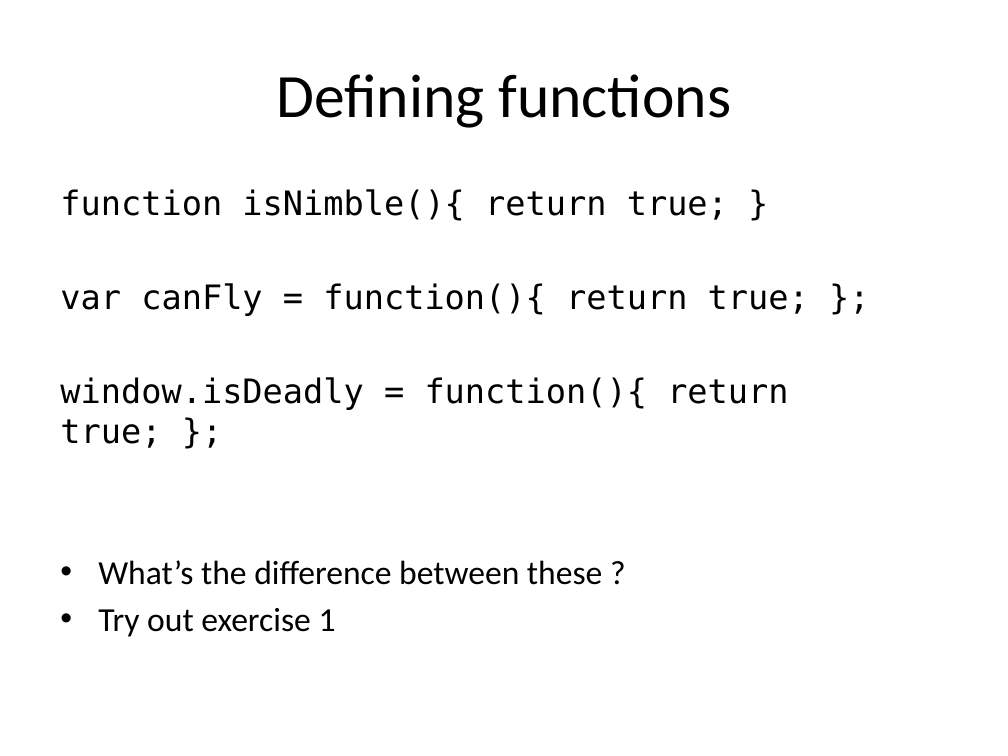
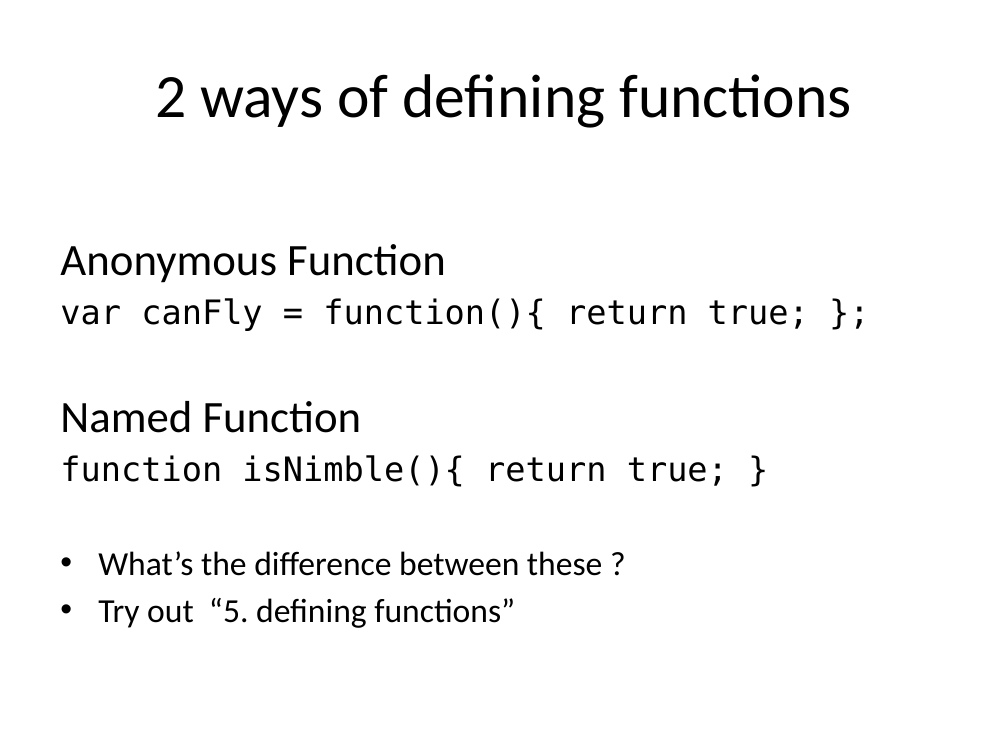
Before and after one commit to kimon-satan/SAEjavaScript, a slide deck: slide 7 of week8/slides/week8.pptx (slide 2 before the commit). Drawn at 1008x756 pixels with LibreOffice and Linux fonts; fonts in the diff are those of the drawing. Boxes give left, top, right and bottom in pixels: in the first picture for what was removed or moved away, otherwise in the second. Text is boxed around its words. In the diff, an @@ line names an element or a change of style, - is before the commit and + after.

```diff
--- a/week8/slides/week8.pptx
+++ b/week8/slides/week8.pptx
@@ title at <box>155,74,852,128</box>: text changed @@
-Defining functions
+2 ways of defining functions
@@ text at <box>60,244,809,433</box>: paragraphs added @@
+Anonymous Function
+var canFly = function(){ return true; };
+Named Function
@@ text at <box>60,283,809,448</box>: paragraphs removed @@
-var canFly = function(){ return true; };
-window.isDeadly = function(){ return true; };
@@ text at <box>98,598,515,628</box>: text changed @@
-• Try out exercise 1
+• Try out “5. defining functions”
```
Also in this commit, not shown: 4 other slides changed, 10 slides added, 1 slide removed.
